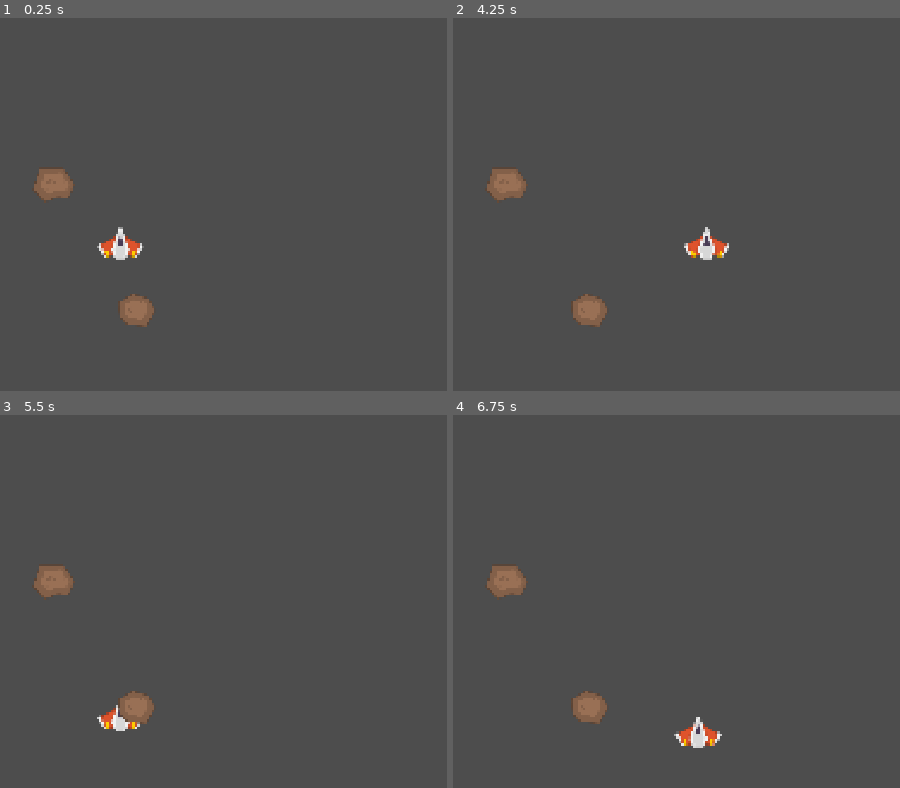
Above: before the commit, frames 1-4 (two rows, left to right).
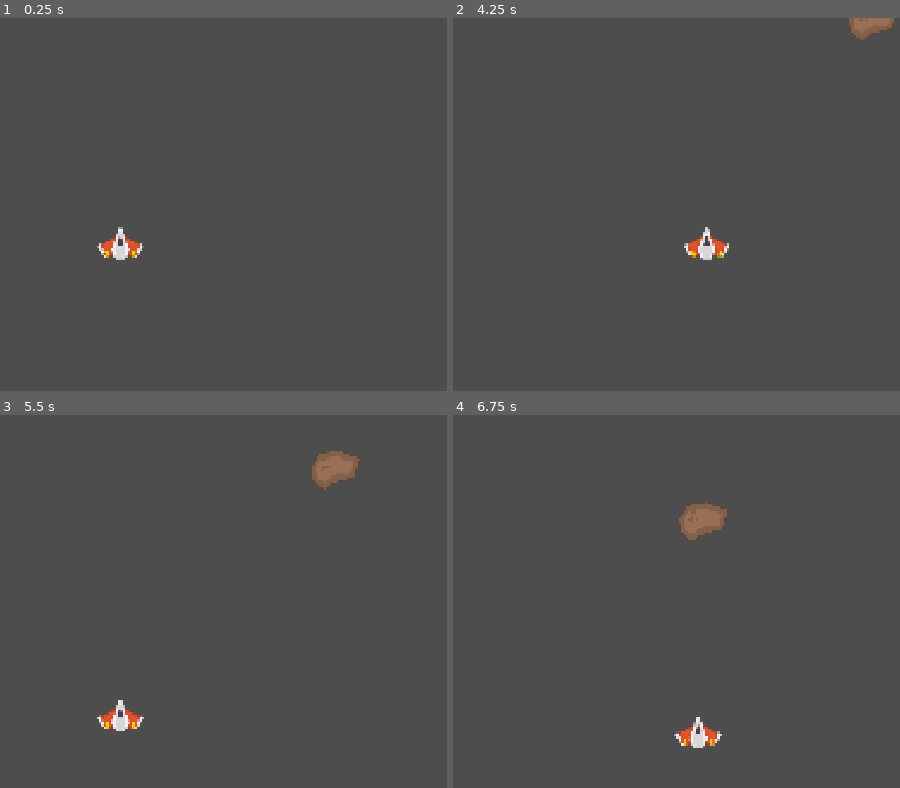
Above: after the commit, the same moments.

Repository: toburau/Space-Shooter
Game: Godot game, scene res://stage.tscn
The game is run twice, just before and just after one commit, with the same random seed, the same clock (stepped at 60 frames per second) and the same inputs.
Inputs:
- Up to frame 1 (0.25 s): no input
- Up to frame 2 (4.25 s): tap Enter at 0.5 s; hold Right (move_right) 0.53-1.28 s; hold Down (move_down) 1.28-2.03 s; hold Right (move_right) 2.03-2.78 s; hold Up (move_up) 2.78-3.53 s; hold Left (move_left) from 3.53 s (still down); tap Q (debug, bound only after the commit) at 4.15 s
- Up to frame 3 (5.5 s): release Left (move_left) at 5.03 s; hold Down (move_down) from 5.03 s (still down)
- Up to frame 4 (6.75 s): release Down (move_down) at 5.78 s; hold Right (move_right) 5.78-6.53 s; hold Up (move_up) from 6.53 s (still down)

The runs differ from the first frame. In frame 1, 1.1% of the frame differs, in the area x 7-35%, y 40-83%; in frame 2, 1.5%; in frame 3, 1.9%, in the area x 7-81%, y 9-83%; in frame 4, 1.9%.

Commit message:
move asteroid

Diff:
--- a/asteroid.gd
+++ b/asteroid.gd
@@ -3,10 +3,16 @@
 const SPEED = 300.0
 const JUMP_VELOCITY = -400.0
 
+func _ready() -> void:
+	var rect = get_viewport_rect()
+	var cx = rect.size.x / 2
+	var cy = rect.size.y / 2
+	var tx = randi_range(cx - 100, cx + 100)
+	var ty = randi_range(cy - 100, cy + 100)
+	velocity.x = tx - position.x
+	velocity.y = ty - position.y
+	velocity = velocity.normalized() * randi_range(100, 300)
 
 func _physics_process(delta: float) -> void:
 
-	velocity.y = 0;
-	velocity.x = 0;
-
 	move_and_slide()
--- a/asteroid.tscn
+++ b/asteroid.tscn
@@ -6,6 +6,9 @@
 [ext_resource type="Texture2D" uid="uid://c22wloah6bsk4" path="res://art/meteorBrown_big2.png" id="4_tw4ug"]
 [ext_resource type="Texture2D" uid="uid://b5vtw1rt0g74t" path="res://art/meteorBrown_big3.png" id="5_6cwuw"]
 [ext_resource type="Texture2D" uid="uid://7bskjh0qni7v" path="res://art/meteorBrown_big4.png" id="6_uf7ls"]
+
+[sub_resource type="CircleShape2D" id="CircleShape2D_lu1tu"]
+radius = 40.2244
 
 [node name="asteroid" type="CharacterBody2D"]
 script = ExtResource("1_p0ukn")
@@ -15,3 +18,4 @@
 rock_textures = Array[Texture2D]([ExtResource("3_lu1tu"), ExtResource("4_tw4ug"), ExtResource("5_6cwuw"), ExtResource("6_uf7ls")])
 
 [node name="CollisionShape2D" type="CollisionShape2D" parent="."]
+shape = SubResource("CircleShape2D_lu1tu")
--- a/project.godot
+++ b/project.godot
@@ -48,3 +48,8 @@
 "events": [Object(InputEventKey,"resource_local_to_scene":false,"resource_name":"","device":-1,"window_id":0,"alt_press …(191 unchanged characters)…
 ]
 }
+debug={
+"deadzone": 0.2,
+"events": [Object(InputEventKey,"resource_local_to_scene":false,"resource_name":"","device":-1,"window_id":0,"alt_pressed":false,"shift_pressed":false,"ctrl_pressed":false,"meta_pressed":false,"pressed":false,"keycode":0,"physical_keycode":81,"key_label":0,"unicode":113,"location":0,"echo":false,"script":null)
+]
+}
--- /dev/null
+++ b/stage.gd
@@ -0,0 +1,37 @@
+extends Node2D
+
+@export var asteroid_scene : PackedScene
+
+# Called when the node enters the scene tree for the first time.
+func _ready() -> void:
+	print("debug")
+	pass # Replace with function body.
+
+
+# Called every frame. 'delta' is the elapsed time since the previous frame.
+func _process(delta: float) -> void:
+	if Input.is_action_just_pressed("debug"):
+		spawn_asteroid()
+
+func spawn_asteroid():
+	var asteroid = asteroid_scene.instantiate()
+	var sprite = asteroid.get_node_or_null("rock_sprite2D") as Sprite2D
+	var sprite_size = Vector2.ZERO
+	if sprite and sprite.texture:
+		sprite_size = sprite.texture.get_size()
+	var rect = get_viewport_rect()
+	var screen_size = rect.size
+	var x = randf_range(0, screen_size.x)
+	var y = randf_range(0, screen_size.y)
+	var n = randi_range(0, 3)
+	match n:
+		0:
+			y = -sprite_size.y
+		1:
+			x = screen_size.x + sprite_size.x
+		2:
+			y = screen_size.y + sprite_size.y
+		3:
+			x = -sprite_size.x
+	asteroid.position = Vector2(x,y)
+	add_child(asteroid)
--- a/stage.tscn
+++ b/stage.tscn
@@ -1,15 +1,12 @@
-[gd_scene load_steps=3 format=3 uid="uid://cpehsgk8y2j2b"]
+[gd_scene load_steps=4 format=3 uid="uid://cpehsgk8y2j2b"]
 
 [ext_resource type="PackedScene" uid="uid://c86d1uqdon6gi" path="res://player.tscn" id="1_6eo5e"]
+[ext_resource type="Script" uid="uid://cx6jkgaoga1ef" path="res://stage.gd" id="1_aees8"]
 [ext_resource type="PackedScene" uid="uid://cnrllwlq6w06x" path="res://asteroid.tscn" id="2_aees8"]
 
 [node name="stage" type="Node2D"]
+script = ExtResource("1_aees8")
+asteroid_scene = ExtResource("2_aees8")
 
 [node name="Player" parent="." instance=ExtResource("1_6eo5e")]
 position = Vector2(960, 540)
-
-[node name="asteroid" parent="." instance=ExtResource("2_aees8")]
-position = Vector2(800, 400)
-
-[node name="asteroid2" parent="." instance=ExtResource("2_aees8")]
-position = Vector2(1000, 700)
Not shown: 1 places in asteroid.tscn that only renumber resources
Binary file added: screenshot_day05.png
Not shown, added: screenshot_day05.png.import
Not shown, added: stage.gd.uid
